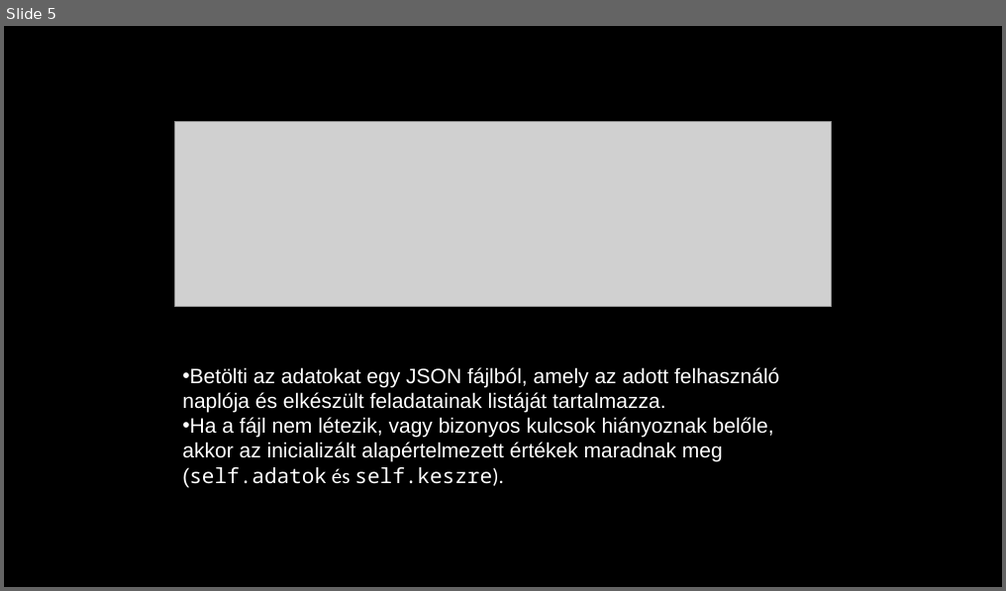
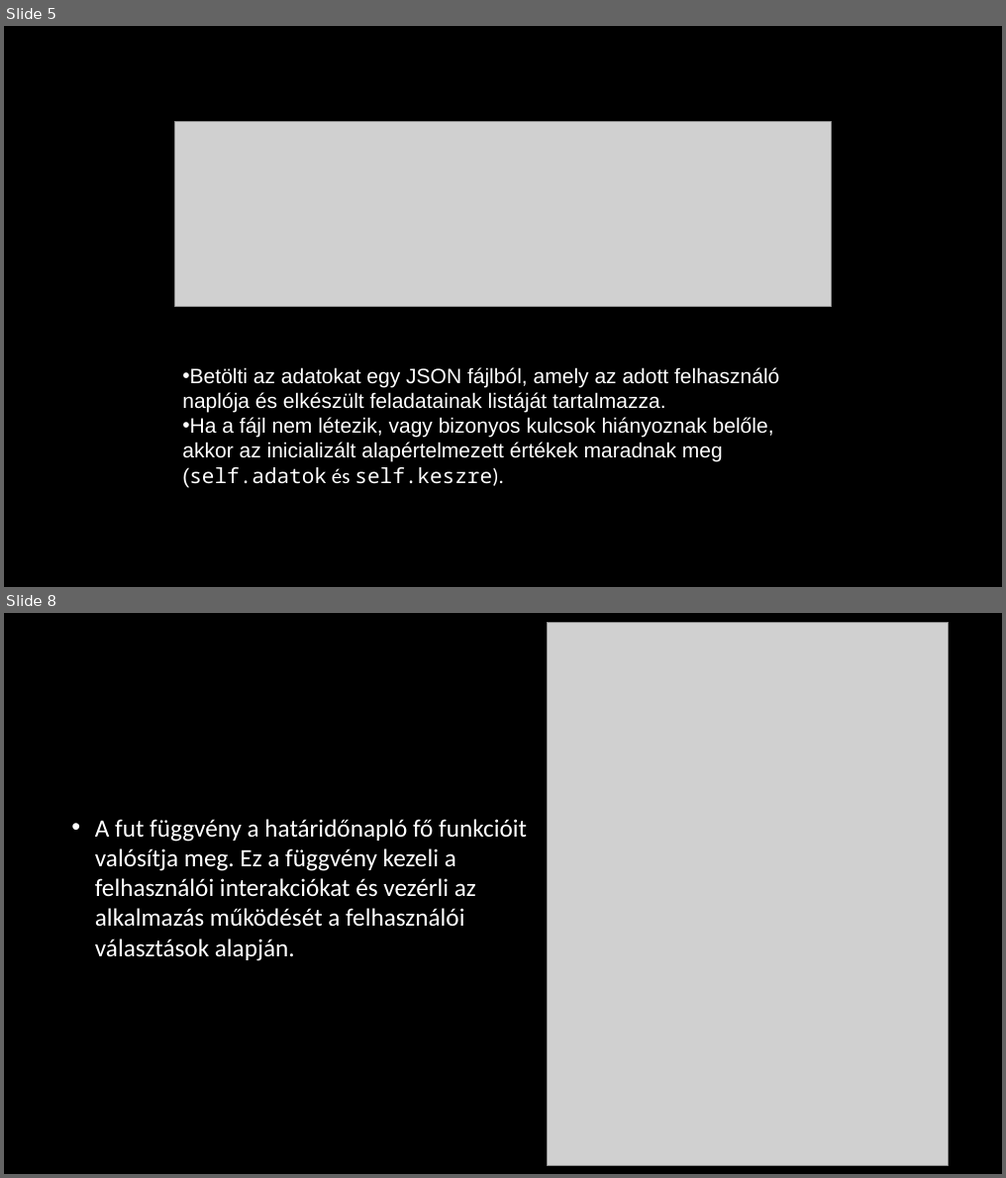
Before and after one commit to Zsomborkkszki/10A-progalap-Hatarido, a slide deck: Határidő napló Bemutató.pptx. Shown one above the other, each under a label of ours: slide 5 before the commit, slides 5 and 8 after it; the slides between them are not shown. The pictures are 1006x591 and 1006x1178 pixels, drawn with LibreOffice and Linux fonts; fonts in the diff are those of the drawing; grey boxes stand for pictures; background and template pictures are left out. Boxes give left, top, right and bottom in pixels: in the first picture for what was removed or moved away, otherwise in the second. Text is boxed around its words. In the diff, an @@ line names an element or a change of style, - is before the commit and + after.

```diff
--- a/Határidő napló Bemutató.pptx
+++ b/Határidő napló Bemutató.pptx
@@ slide 8 added at (4,613,1002,1174), background picture (left out) @@
@@ picture added at (547,622,948,1165) @@
@@ text added at (95,819,527,961), 24 pt, text #FFFFFF @@
+• A fut függvény a határidőnapló fő funkcióit valósítja meg. Ez a függvény kezeli a felhasználói interakciókat és vezérli az alkalmazás működését a felhasználói választások alapján.
```
Also in this commit, not shown: 2 other slides added.
